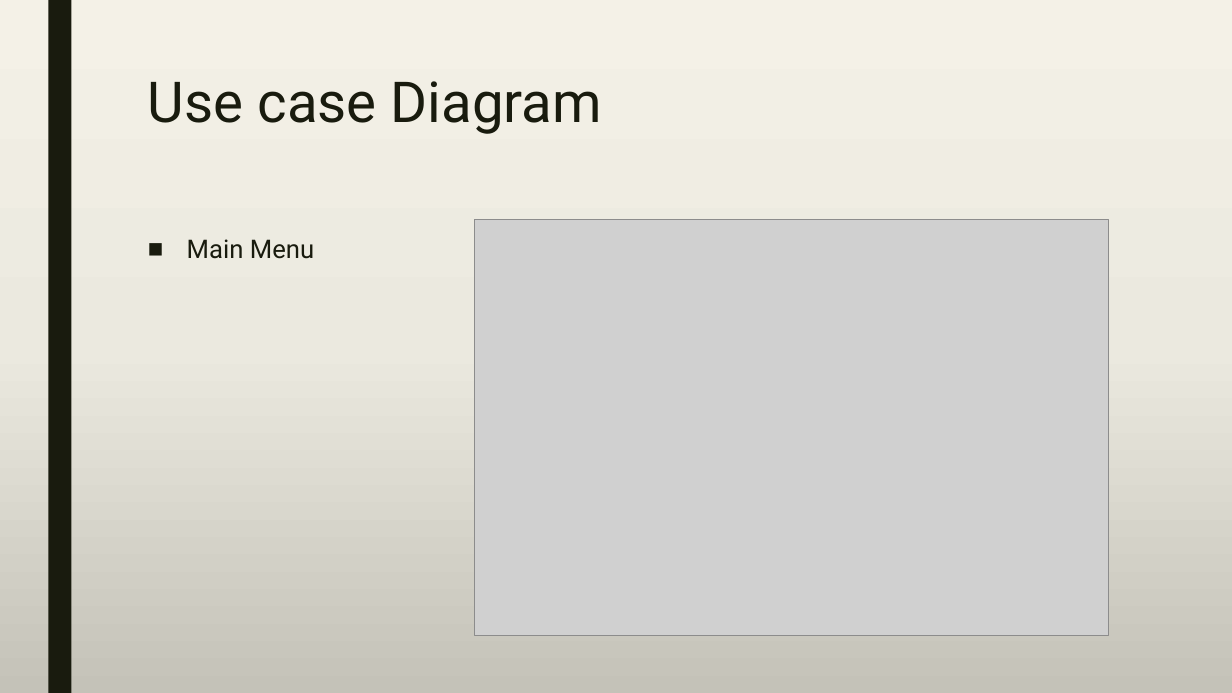
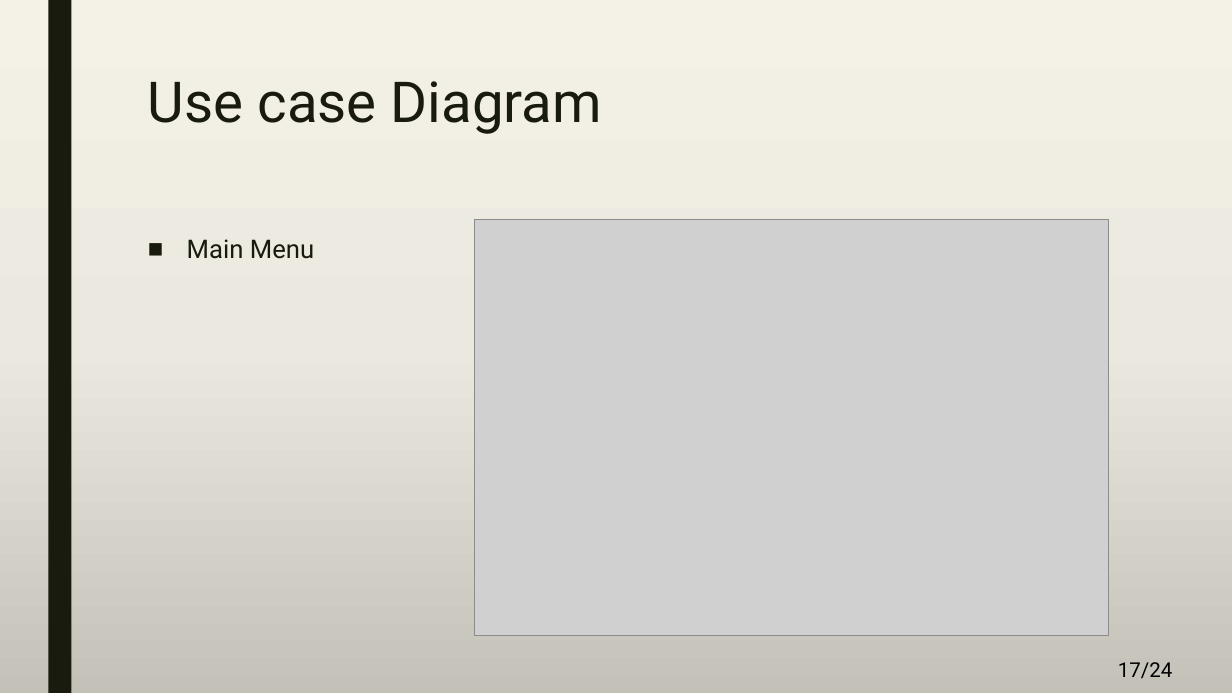
Before and after one commit to A-3li/Capstone, a slide deck: slide 17 of Capstone.pptx. Drawn at 1232x693 pixels with LibreOffice and Linux fonts; fonts in the diff are those of the drawing; grey boxes stand for pictures. Boxes give left, top, right and bottom in pixels: in the first picture for what was removed or moved away, otherwise in the second. Text is boxed around its words. In the diff, an @@ line names an element or a change of style, - is before the commit and + after.

```diff
--- a/Capstone.pptx
+++ b/Capstone.pptx
@@ page number added at [1118,662,1172,679], 16 pt, text #000000 @@
+17/24
```
Also in this commit, not shown: 21 other slides changed, 1 slide added.
